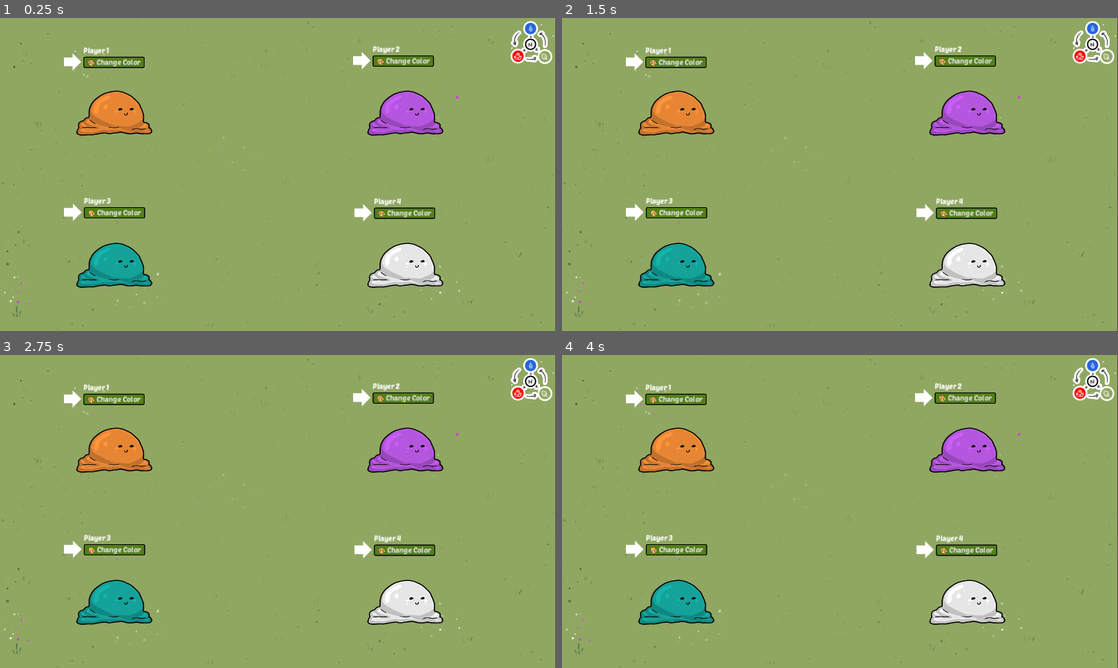
Above: before the commit, frames 1-4 (two rows, left to right).
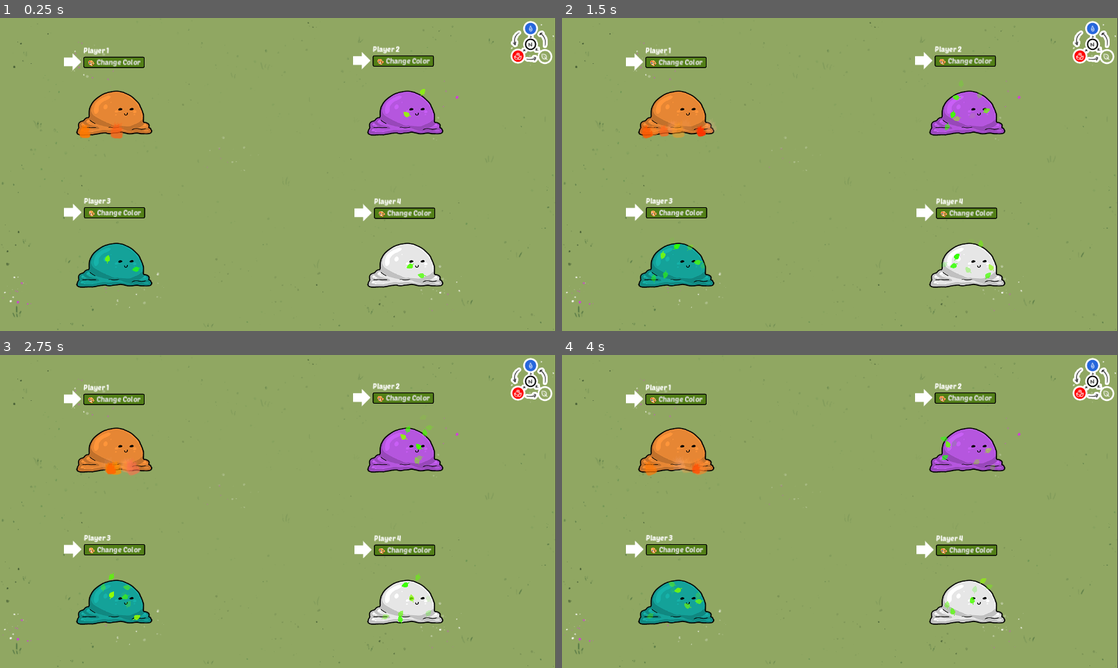
Above: after the commit, the same moments.

Repository: Galitie/mini-tyler-games
Game: Godot game, scene res://tylermon/tylermon.tscn
Two runs of this game, one before a commit and one after it. Both use one fixed random seed, a clock stepped at 60 frames per second and the inputs below. This scene is started directly instead of the project's main scene. Sound files missing from this copy of the repository are replaced by a short silence.
Inputs (mouse positions are in pixels of both pictures, inside the frame that each line leads up to):
- Up to frame 1 (0.25 s): no input
- Up to frame 2 (1.5 s): move the mouse to (962, 158) at 0.52 s; hold Right (move_piece_right) 0.53-1.28 s; move the mouse to (728, 190) at 1.27 s; hold Left (move_piece_left) from 1.28 s (still down)
- Up to frame 3 (2.75 s): move the mouse to (333, 442) at 2.02 s; release Left (move_piece_left) at 2.03 s; hold Right (move_piece_right) from 2.03 s (still down)
- Up to frame 4 (4 s): move the mouse to (812, 574) at 2.77 s; move the mouse to (1006, 558) at 3.52 s; release Right (move_piece_right) at 3.53 s; hold Left (move_piece_left) from 3.53 s (still down)

The runs differ from the first frame. In frame 1, 0.2% of the frame differs, in the area x 14-77%, y 22-84%; in frame 2, 0.5%, in the area x 14-78%, y 23-85%; in frame 3, 0.5%; in frame 4, 0.5%.
Error in both runs: Cannot call method 'get_node' on a null value. (res://tylermon/tylermon.gd:42)

Commit message:
Mons start with an element type

Diff:
--- a/tylermon/mon.gd
+++ b/tylermon/mon.gd
@@ -8,6 +8,7 @@
 var strength: int = 1
 var strength_mod: float = .20
 var elm_type = "NONE"
+var possible_elm_types = ["FIRE", "WATER", "GRASS"]
 var current_state
 var destination : Vector2
 var default_z_index = 0
@@ -103,7 +104,7 @@
 func _ready():
 	phrase.text = ""
 	set_state(State.IDLE)
-	#get_parent().connect("send_command", get_command)
+	set_starting_element()
 	sprite.modulate = custom_color
 	get_parent().get_parent().connect("upgraded", upgrade_react)
 	get_parent().get_parent().connect("set_element", show_element_effect)
@@ -527,3 +528,7 @@
 	var audio = load(arr.pick_random())
 	audio_player.stream = audio
 	audio_player.play()
+
+func set_starting_element():
+	elm_type = possible_elm_types.pick_random()
+	show_element_effect(elm_type)
--- a/tylermon/upgrade_menu.tscn
+++ b/tylermon/upgrade_menu.tscn
@@ -98,7 +98,7 @@
 focus_neighbor_bottom = NodePath("../../hbox7/gamble")
 focus_mode = 0
 theme = ExtResource("2_obobf")
-text = "♻️ Change Element Type"
+text = "♻️ Change element type"
 alignment = 0
 
 [node name="stat4" type="Label" parent="margin/hbox/buttons/hbox5"]
